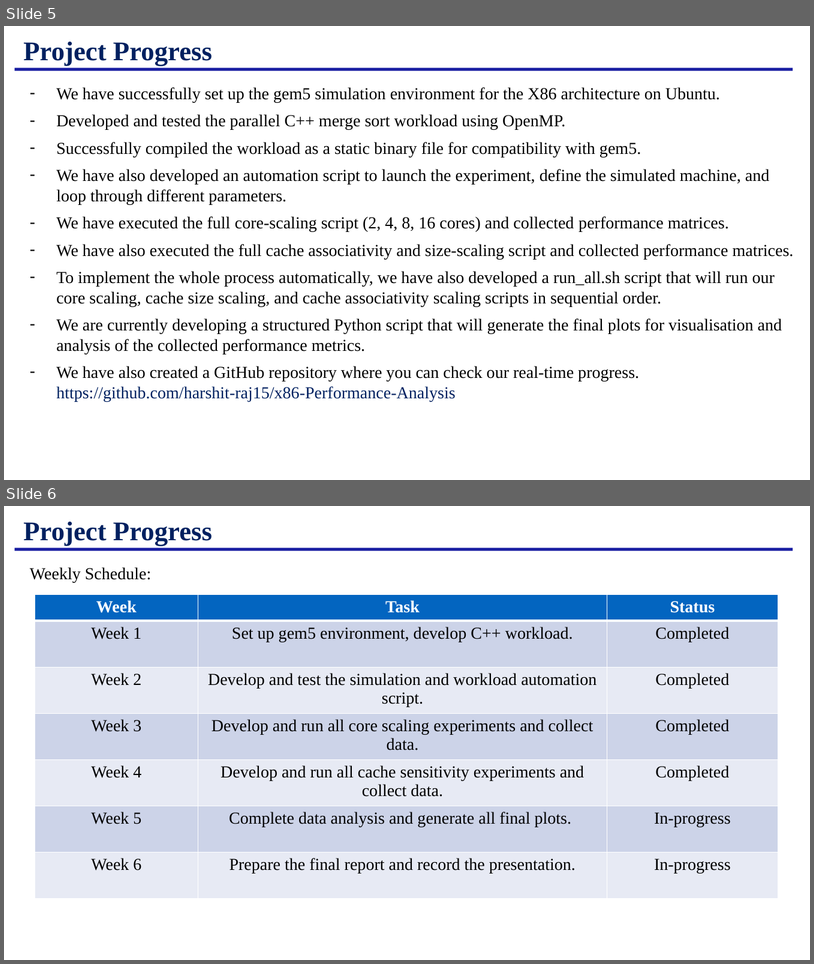
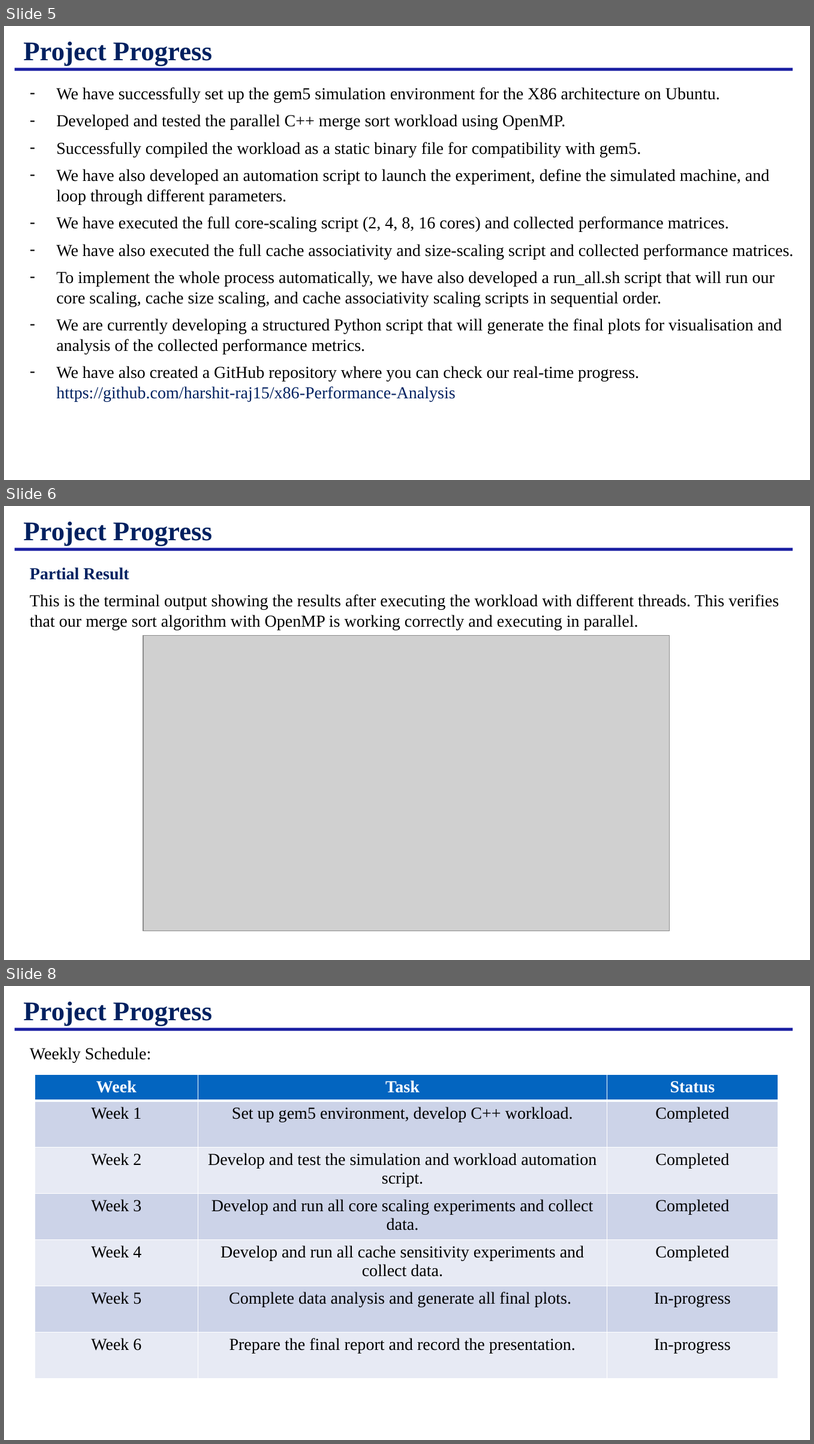
Before and after one commit to harshit-raj15/x86-Performance-Analysis, a slide deck: files/G4Progress.pptx. Shown one above the other, each under a label of ours: slides 5 and 6 before the commit, slides 5, 6 and 8 after it; the slides between them are not shown. The pictures are 814x964 and 814x1444 pixels, drawn with LibreOffice and Linux fonts; fonts in the diff are those of the drawing; grey boxes stand for pictures; background and template pictures are left out. Boxes give left, top, right and bottom in pixels: in the first picture for what was removed or moved away, otherwise in the second. Text is boxed around its words. In the diff, an @@ line names an element or a change of style, - is before the commit and + after.

```diff
--- a/files/G4Progress.pptx
+++ b/files/G4Progress.pptx
@@ slide 6 added at box(4, 506, 810, 960), background #FFFFFF; not listed: 1 template element that a slide beside it also shows @@
@@ title added at box(23, 522, 212, 546), 32 pt, text #002060, bold @@
+Project Progress
@@ text added at box(30, 567, 779, 630), 20 pt, text #000000 @@
+Partial Result
+This is the terminal output showing the results after executing the workload with different threads. This verifies that our merge sort algorithm with OpenMP is working correctly and executing in parallel.
@@ picture added at box(143, 636, 670, 931) @@
@@ what was slide 6 is now slide 8 @@
```
Also in this commit, not shown: 2 slides changed, 1 other slide added, 10 other files.
